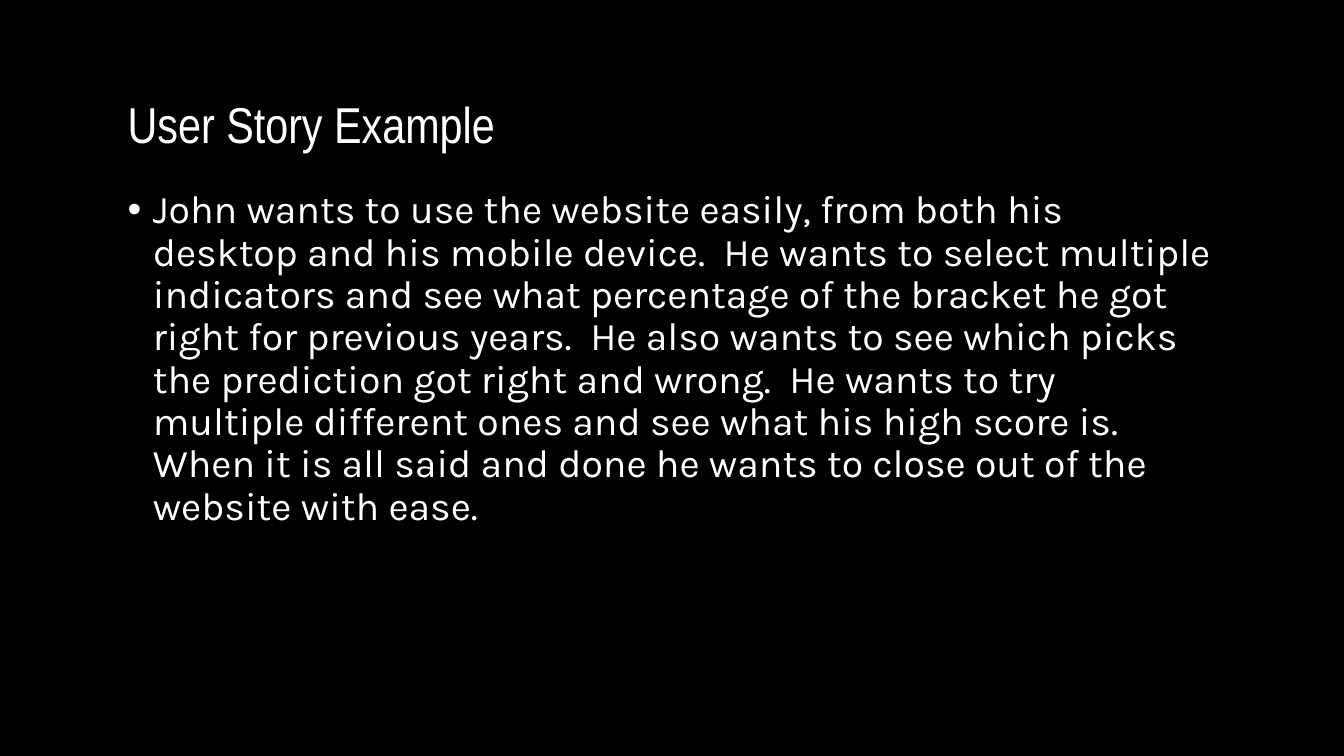
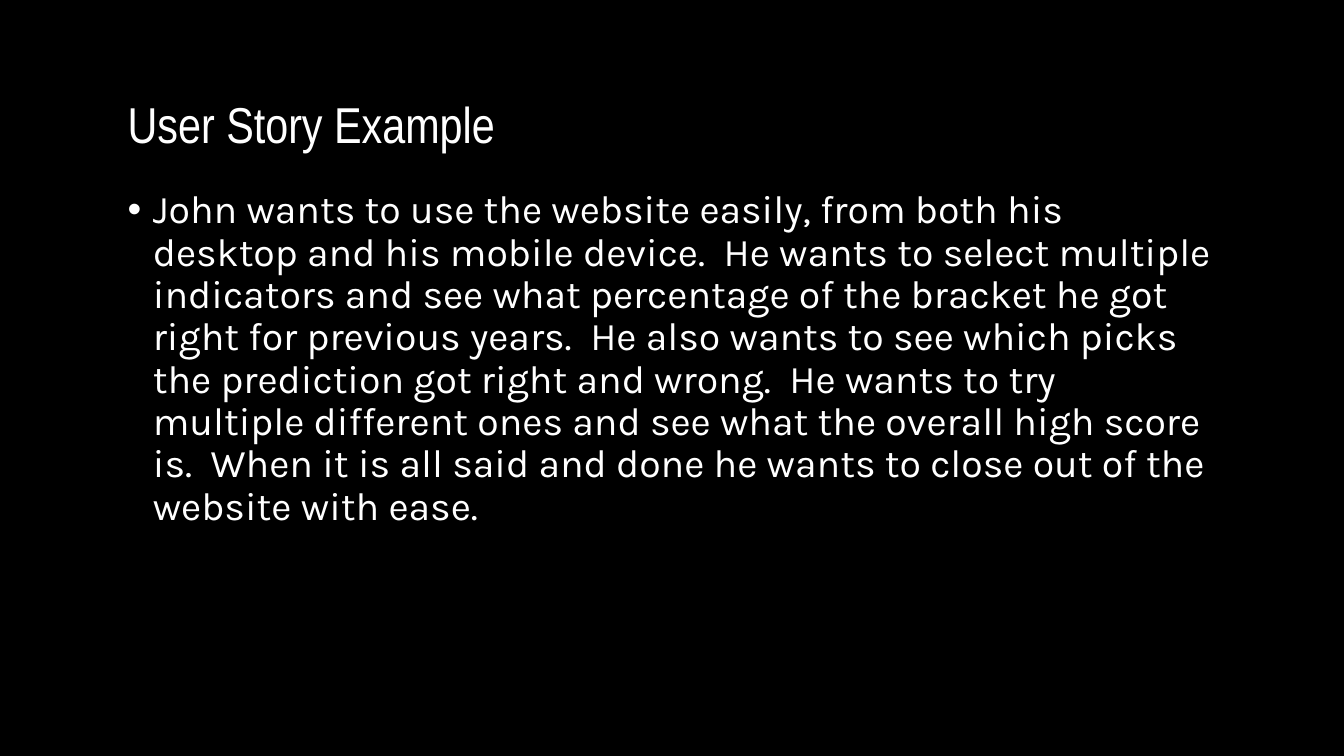
Before and after one commit to hattas/ncaa-bracket-predictor, a slide deck: slide 3 of documentation/sprint 4/Sprint 4 powerpoint.pptx. Drawn at 1344x756 pixels with LibreOffice and Linux fonts; fonts in the diff are those of the drawing; background and template pictures are left out. Boxes give left, top, right and bottom in pixels: in the first picture for what was removed or moved away, otherwise in the second. Text is boxed around its words. In the diff, an @@ line names an element or a change of style, - is before the commit and + after.

```diff
--- a/documentation/sprint 4/Sprint 4 powerpoint.pptx
+++ b/documentation/sprint 4/Sprint 4 powerpoint.pptx
@@ text at box(153, 196, 1211, 521): text changed @@
-• John wants to use the website easily, from both his desktop and his mobile device. He wants to select multiple indicators and see what percentage of the bracket he got right for previous years. He also wants to see which picks the prediction got right and wrong. He wants to try multiple different ones and see what his high score is. When it is all said and done he wants to close out of the website with ease.
+• John wants to use the website easily, from both his desktop and his mobile device. He wants to select multiple indicators and see what percentage of the bracket he got right for previous years. He also wants to see which picks the prediction got right and wrong. He wants to try multiple different ones and see what the overall high score is. When it is all said and done he wants to close out of the website with ease.
```
Also in this commit, not shown: 1 slide added, 1 other file.
